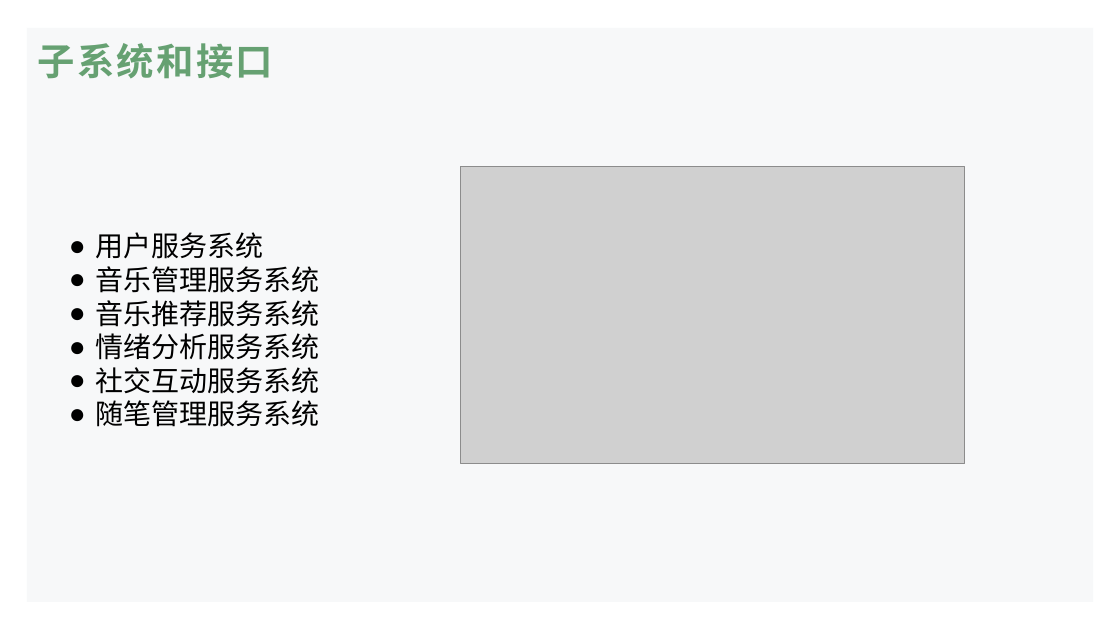
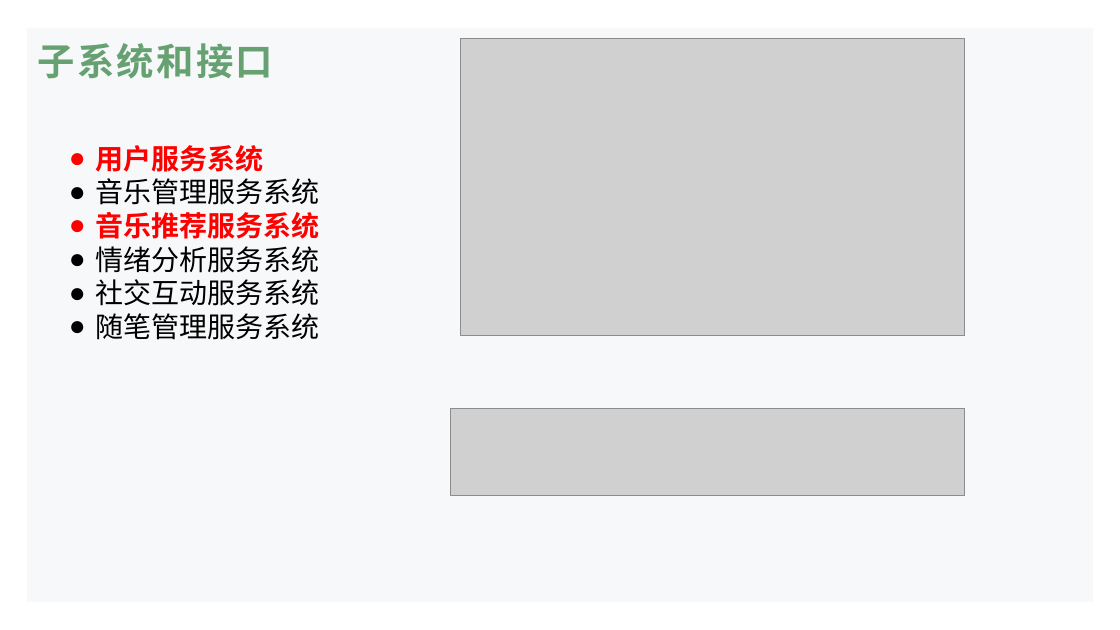
Before and after one commit to TangciuYueng/SAD, a slide deck: slide 9 of HWpre-Final.pptx. Drawn at 1120x630 pixels with LibreOffice and Linux fonts; fonts in the diff are those of the drawing; grey boxes stand for pictures; background and template pictures are left out. Boxes give left, top, right and bottom in pixels: in the first picture for what was removed or moved away, otherwise in the second. Text is boxed around its words. In the diff, an @@ line names an element or a change of style, - is before the commit and + after.

```diff
--- a/HWpre-Final.pptx
+++ b/HWpre-Final.pptx
@@ picture: place and size @@
-picture at [460, 166, 965, 464]
+picture at [460, 39, 965, 336]
@@ text "用户服务系统": place and size @@
-text "用户服务系统" at [95, 232, 319, 427]
+text "用户服务系统" at [95, 145, 319, 340]
@@ text at [95, 145, 319, 239]: text colour #000000 to #FF0000, bold on in "用户服务系统", "音乐推荐服务系统" @@
@@ picture added at [451, 408, 965, 495] @@
```
Also in this commit, not shown: 16 other slides changed, 3 slides added, 8 slides removed, 3 other files.
